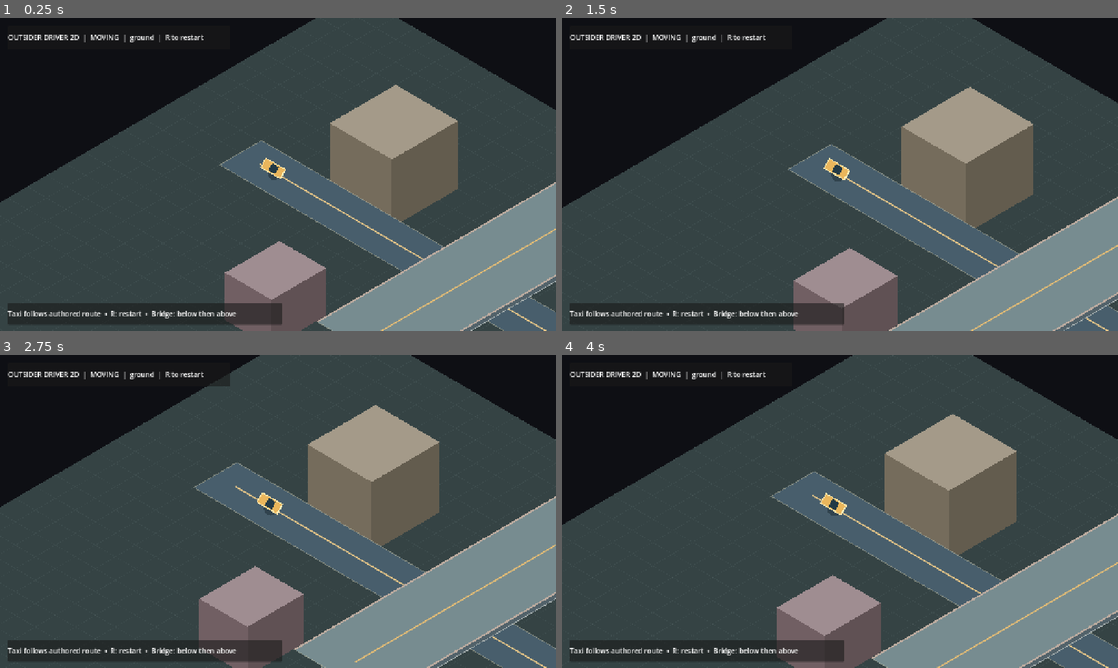
Above: before the commit, frames 1-4 (two rows, left to right).
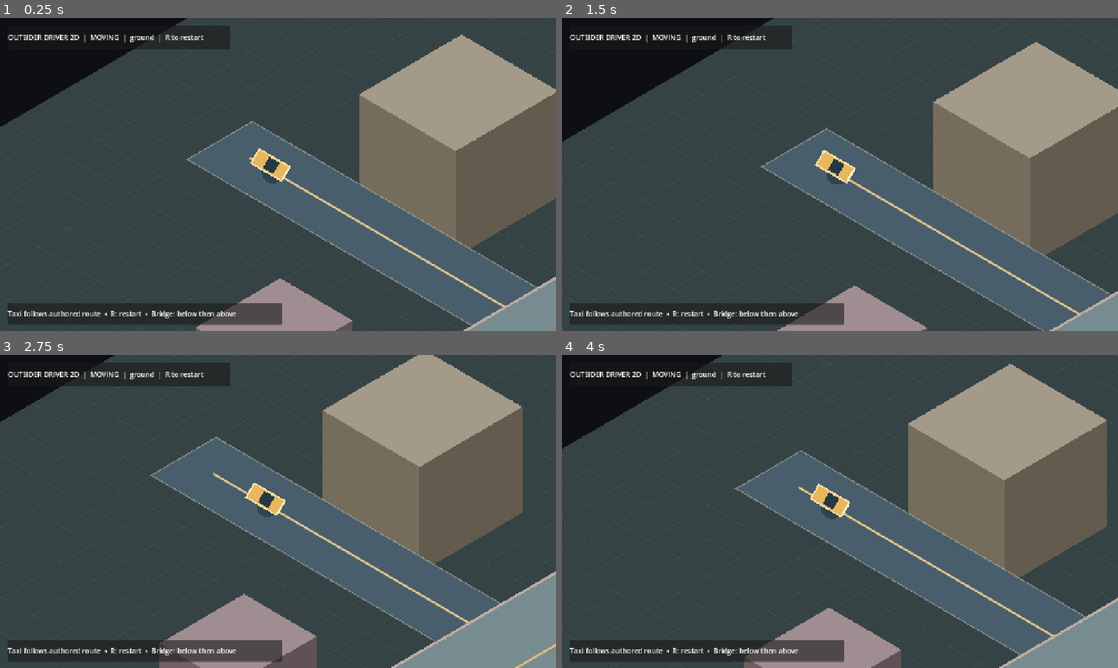
Above: after the commit, the same moments.

Repository: MohamedXIV/outsider-driver-2d
Game: Godot game, scene res://scenes/main.tscn
Same seed, same stepped clock (60 frames per second), same inputs: the game is played once before the commit and once after it.
Inputs:
- Up to frame 1 (0.25 s): no input
- Up to frame 2 (1.5 s): tap Enter at 0.5 s; tap R at 0.6, 1.35 s
- Up to frame 3 (2.75 s): tap R at 2.1 s
- Up to frame 4 (4 s): tap R at 2.85, 3.6 s

The runs differ from the first frame. In frame 1, 46% of the frame differs, in the area x 0-100%, y 0-100%; in frame 2, 42%; in frame 3, 46%; in frame 4, 45%.

Commit message:
fix(p0): keep taxi visible beneath bridge and use single-threaded Web templates

Diff:
--- a/scenes/main.tscn
+++ b/scenes/main.tscn
@@ -11,7 +11,7 @@
 
 [node name="Camera2D" type="Camera2D" parent="."]
 enabled = true
-zoom = Vector2(0.9, 0.9)
+zoom = Vector2(1.45, 1.45)
 
 [node name="HUD" type="CanvasLayer" parent="."]
 
--- a/scripts/main.gd
+++ b/scripts/main.gd
@@ -24,7 +24,7 @@
 	var follow: float = 1.0 - exp(-delta * 2.8)
 	_camera.position = _camera.position.lerp(destination, follow)
 	var crossing_distance: float = Vector2(taxi_position.x - 2.0, taxi_position.z).length()
-	var target_zoom: float = 0.80 if crossing_distance < 5.0 or taxi_position.y > 0.05 else 0.96
+	var target_zoom: float = 1.18 if crossing_distance < 5.0 or taxi_position.y > 0.05 else 1.45
 	_camera.zoom = _camera.zoom.lerp(Vector2.ONE * target_zoom, follow)
 
 	var height_label: String = "elevated" if taxi_position.y > 0.5 else "ground"
--- a/scripts/world_view.gd
+++ b/scripts/world_view.gd
@@ -26,7 +26,14 @@
 		_draw_taxi()
 	_draw_support(Vector3(2, 0, -4))
 	_draw_support(Vector3(2, 0, 3))
-	_draw_road(Vector3(2, 1, -7), Vector3(2, 1, 7), 4.1, Color("778c90"))
+
+	# Fade the deck when it occludes the player's ground-level taxi.
+	# Correct depth is preserved, but the player does not lose track of the vehicle.
+	var deck_color: Color = Color("778c90")
+	if taxi_world.y < 0.5:
+		var crossing_distance: float = Vector2(taxi_world.x - 2.0, taxi_world.z).length()
+		deck_color.a = lerpf(0.42, 1.0, clampf(crossing_distance / 4.0, 0.0, 1.0))
+	_draw_road(Vector3(2, 1, -7), Vector3(2, 1, 7), 4.1, deck_color)
 	_draw_bridge_skirting(Vector3(2, 1, -7), Vector3(2, 1, 7), 4.1)
 	_draw_road_line(Vector3(2, 1, -6), Vector3(2, 1, 6), Color("e6bd74"))
 	_draw_bridge_edge(Vector3(2, 1, -7), Vector3(2, 1, 7))
Not shown, changed: .github/workflows/p0-godot-validation.yml
Not shown, changed: docs/P0_VALIDATION.md
Not shown, changed: tests/web_smoke.cjs
